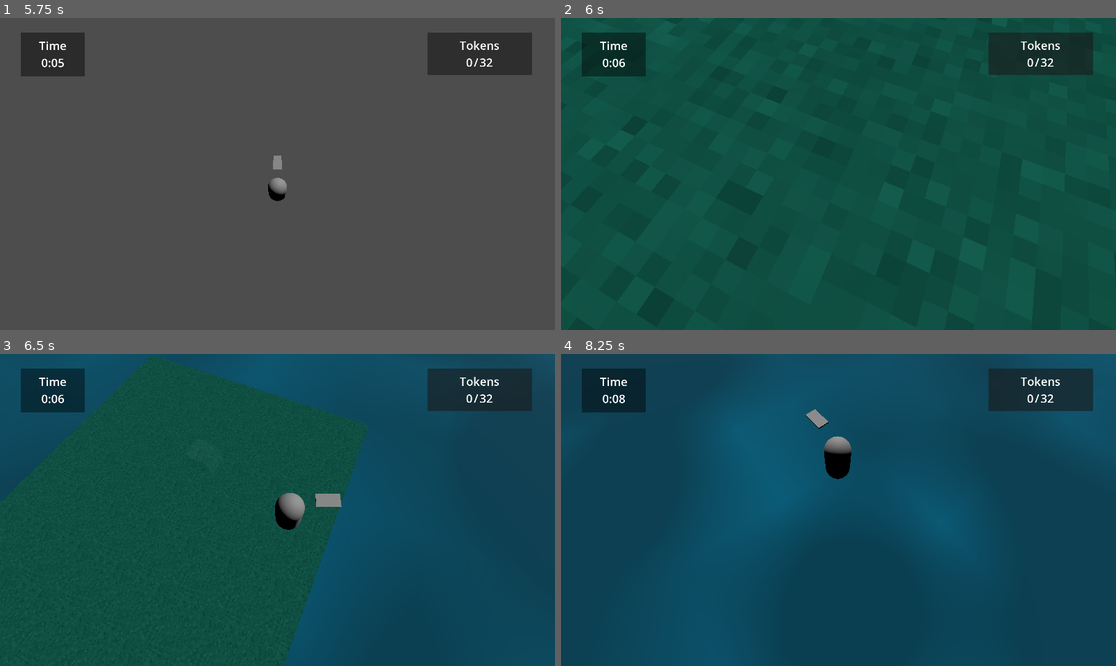
Above: before the commit, frames 1-4 (two rows, left to right).
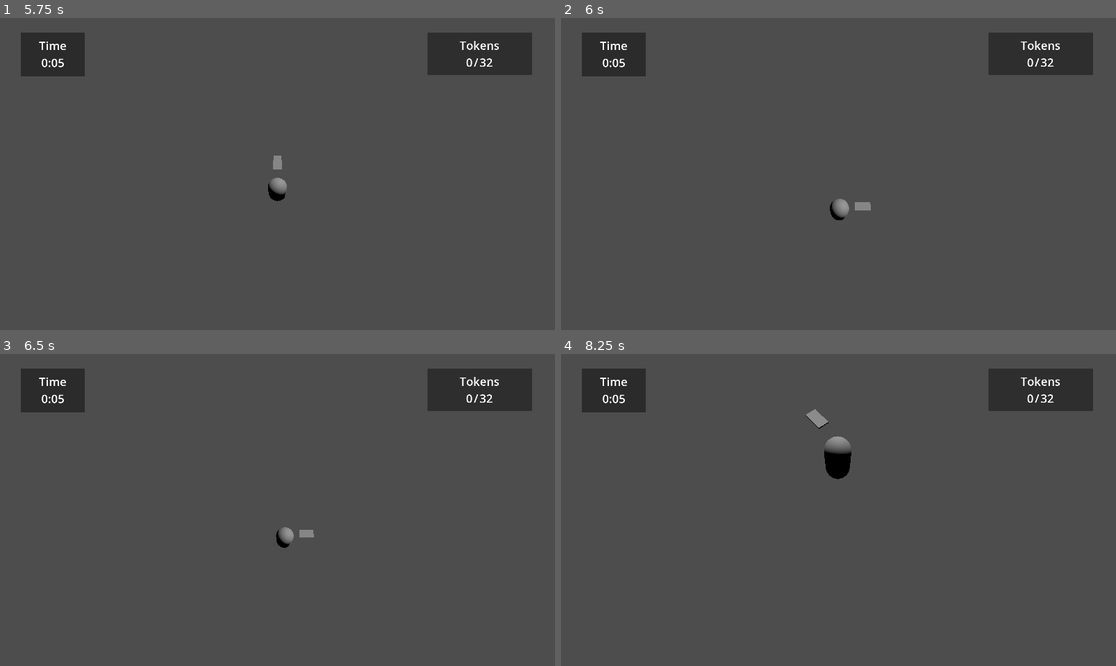
Above: after the commit, the same moments.

Repository: Nigel-Karunaratne/3DPlatformer_Godot4
Game: Godot game, scene res://level_scenes/monument1.tscn
Same seed, same stepped clock (60 frames per second), same inputs: the game is played once before the commit and once after it. The project has no main scene, so this scene is started directly.
Inputs (mouse positions are in pixels of both pictures, inside the frame that each line leads up to):
- Up to frame 1 (5.75 s): tap Enter at 0.5 s; move the mouse to (305, 174) at 0.52 s; hold W (move_forward) from 0.53 s (still down); tap R at 0.6, 2.85, 5.1 s; tap Space (jump) at 0.77, 1.52, 3.02, 3.77, 4.52 s; move the mouse to (249, 174) at 1.27 s; tap T at 1.35, 3.6 s; move the mouse to (288, 167) at 2.02 s; hold F 2.03-2.78 s; move the mouse to (271, 180) at 2.77 s; move the mouse to (316, 177) at 3.52 s; move the mouse to (233, 170) at 4.27 s; tap F at 4.35 s; move the mouse to (283, 174) at 5.02 s
- Up to frame 2 (6 s): right-click (844, 174) at 5.75 s; move the mouse to (816, 167) at 5.77 s; release W (move_forward) at 5.78 s; hold D (move_right) from 5.78 s (still down); tap T at 5.85 s
- Up to frame 3 (6.5 s): keep holding D (move_right); tap Space (jump) at 6.02 s
- Up to frame 4 (8.25 s): move the mouse to (866, 510) at 6.52 s; release D (move_right) at 6.53 s; hold F 6.53-7.28 s; hold W (move_forward) from 6.53 s (still down); tap Space (jump) at 6.77, 7.52 s; move the mouse to (810, 510) at 7.27 s; tap R at 7.35 s; move the mouse to (849, 503) at 8.02 s; tap T at 8.1 s

Frame 1 is identical in both runs. In frame 2, 99% of the frame differs, in the area x 0-100%, y 0-100%; in frame 3, 97%; in frame 4, 97%.
Error in both runs: Invalid access to property or key 'current_checkpoint' on a base object of type 'Nil'. (res://scripts/checkpoint.gd:10)

Commit message:
Added ability for player to die
via game manager's player_die function
still needs to be tuned
for testing, currently bound to mouse clicks

Diff:
--- a/prefab_scenes/game_manager_node.tscn
+++ b/prefab_scenes/game_manager_node.tscn
@@ -2,10 +2,13 @@
 
 [ext_resource type="Script" path="res://scripts/game_manager.gd" id="1_d8cf5"]
 
-[node name="GameManagerNode" type="Node" node_paths=PackedStringArray("checkpoints")]
+[node name="GameManagerNode" type="Node"]
 script = ExtResource("1_d8cf5")
-checkpoints = []
 
 [node name="OneSecondTimer" type="Timer" parent="."]
 
+[node name="DeathResetTimer" type="Timer" parent="."]
+wait_time = 0.25
+one_shot = true
+
 [connection signal="timeout" from="OneSecondTimer" to="." method="on_timer_tick"]
--- a/scripts/game_manager.gd
+++ b/scripts/game_manager.gd
@@ -25,6 +25,7 @@
 @export var game_ui : Control
 var d_collectable_current_label : Control
 var d_timer_label : Control
+@export var death_ui : DeathUIControl
 
 # Player Reference Variables
 @export var player_ref : PlayerMove
@@ -89,4 +90,31 @@
 func _input(event):
 	if event is InputEventMouseButton:
 		print("mouse button event at ", event.position)
-		restart_from_checkpoint()
+		player_die()
+
+func player_die():
+	# Stop Timers
+	one_second_timer.paused = true
+
+	# TODO : Play Player Death Anim?
+
+	# Fade Out Anim
+	death_ui.animation_player.play("death_fade_in")
+	await death_ui.animation_player.animation_finished
+
+	# call RestartFromCheckpoint to reset level state
+	restart_from_checkpoint()
+
+	# 0.25 second delay?
+	$DeathResetTimer.start()
+	await $DeathResetTimer.timeout
+
+	# TODO : Allow player movement
+
+	# Start timer again
+	one_second_timer.paused = false
+
+	# Fade In Anim
+	death_ui.animation_player.play_backwards("death_fade_in")
+	await death_ui.animation_player.animation_finished
+	return
